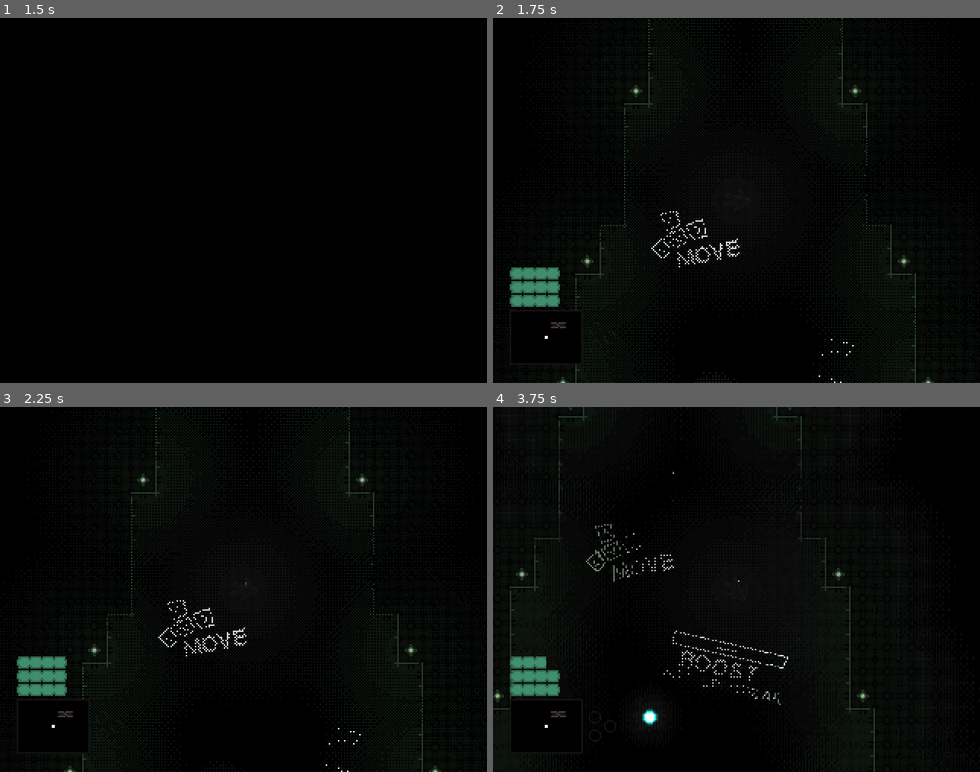
Above: before the commit, frames 1-4 (two rows, left to right).
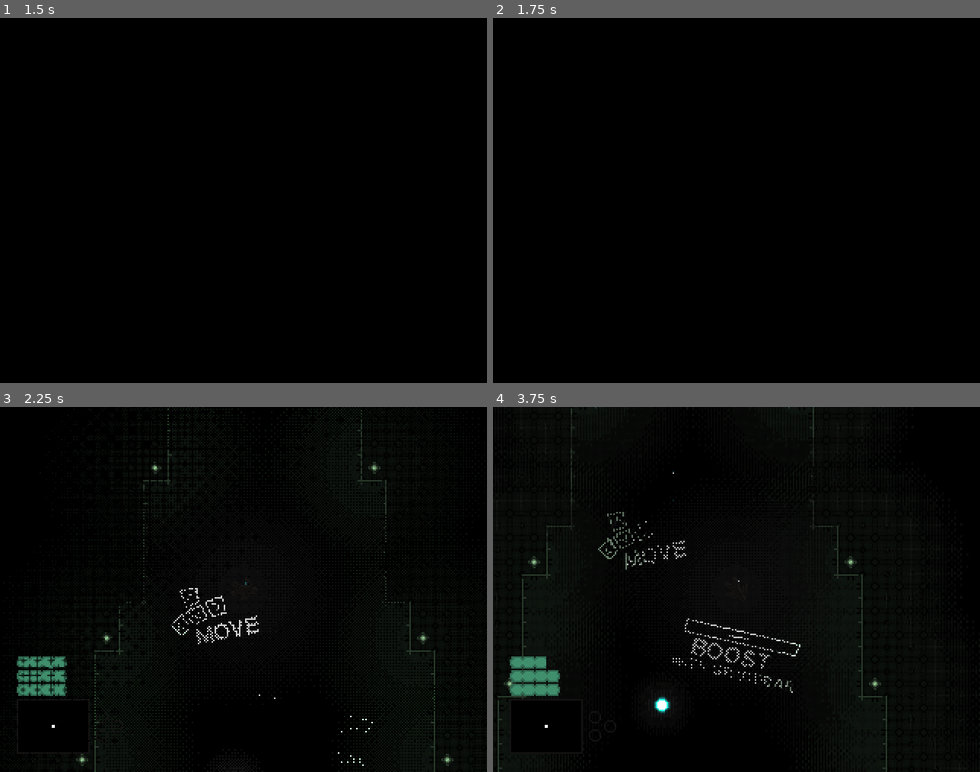
Above: after the commit, the same moments.

Repository: Phacenox/battery-acid
Game: Godot game, scene res://start_menu.tscn
Two runs of this game, one before a commit and one after it. Both use one fixed random seed, a clock stepped at 60 frames per second and the inputs below. The engine's default icon, where the game draws it, is replaced by a stand-in: a white triangle on a blue panel in a dark square.
Inputs:
- Up to frame 1 (1.5 s): click "New Game" at 0.5 s; click "New Game" at 1.25 s
- Up to frame 2 (1.75 s): no input
- Up to frame 3 (2.25 s): tap Enter at 2 s; hold Right (ui_right) from 2.03 s (still down); hold Shift from 2.03 s (still down)
- Up to frame 4 (3.75 s): tap Space at 2.27, 3.02 s; release Right (ui_right) at 2.78 s; release Shift at 2.78 s; hold Down (ui_down) 2.78-3.53 s; tap Shift at 2.85 s; hold Right (ui_right) from 3.53 s (still down); hold Shift from 3.53 s (still down)

Frame 1 is identical in both runs. In frame 2, 3.4% of the frame differs, in the area x 3-91%, y 0-100%; in frame 3, 2.3%; in frame 4, 3.1%.

Commit message:
fixed a minimap overdraw, re-enabled loading curtain, added a 'saving' popup

Diff:
--- a/game_scene.tscn
+++ b/game_scene.tscn
@@ -70,6 +70,89 @@
 shader_parameter/value = 3.47824
 shader_parameter/TransitionTexture = ExtResource("8_5i3ry")
 
+[sub_resource type="Animation" id="Animation_j2gf5"]
+resource_name = "Save!"
+length = 2.0
+tracks/0/type = "value"
+tracks/0/imported = false
+tracks/0/enabled = true
+tracks/0/path = NodePath("Label:modulate")
+tracks/0/interp = 1
+tracks/0/loop_wrap = true
+tracks/0/keys = {
+"times": PackedFloat32Array(0, 0.4, 2),
+"transitions": PackedFloat32Array(1, 1, 1),
+"update": 0,
+"values": [Color(1, 1, 1, 1), Color(1, 1, 1, 1), Color(1, 1, 1, 0)]
+}
+tracks/1/type = "value"
+tracks/1/imported = false
+tracks/1/enabled = true
+tracks/1/path = NodePath("Label:visible")
+tracks/1/interp = 1
+tracks/1/loop_wrap = true
+tracks/1/keys = {
+"times": PackedFloat32Array(0),
+"transitions": PackedFloat32Array(1),
+"update": 1,
+"values": [true]
+}
+tracks/2/type = "bezier"
+tracks/2/imported = false
+tracks/2/enabled = true
+tracks/2/path = NodePath("Label:position:y")
+tracks/2/interp = 1
+tracks/2/loop_wrap = true
+tracks/2/keys = {
+"handle_modes": PackedInt32Array(0, 0),
+"points": PackedFloat32Array(247, -0.25, 0, 0.0666667, -11.5, 213, -0.25, 0, 0.25, 0),
+"times": PackedFloat32Array(0, 0.3)
+}
+
+[sub_resource type="Animation" id="Animation_d8gwb"]
+length = 0.001
+tracks/0/type = "value"
+tracks/0/imported = false
+tracks/0/enabled = true
+tracks/0/path = NodePath("Label:modulate")
+tracks/0/interp = 1
+tracks/0/loop_wrap = true
+tracks/0/keys = {
+"times": PackedFloat32Array(0),
+"transitions": PackedFloat32Array(1),
+"update": 0,
+"values": [Color(1, 1, 1, 1)]
+}
+tracks/1/type = "value"
+tracks/1/imported = false
+tracks/1/enabled = true
+tracks/1/path = NodePath("Label:visible")
+tracks/1/interp = 1
+tracks/1/loop_wrap = true
+tracks/1/keys = {
+"times": PackedFloat32Array(0),
+"transitions": PackedFloat32Array(1),
+"update": 1,
+"values": [true]
+}
+tracks/2/type = "bezier"
+tracks/2/imported = false
+tracks/2/enabled = true
+tracks/2/path = NodePath("Label:position:y")
+tracks/2/interp = 1
+tracks/2/loop_wrap = true
+tracks/2/keys = {
+"handle_modes": PackedInt32Array(0),
+"points": PackedFloat32Array(247, -0.25, 0, 0.25, 0),
+"times": PackedFloat32Array(0)
+}
+
+[sub_resource type="AnimationLibrary" id="AnimationLibrary_6fx5e"]
+_data = {
+"RESET": SubResource("Animation_d8gwb"),
+"Save!": SubResource("Animation_j2gf5")
+}
+
 [sub_resource type="CanvasItemMaterial" id="CanvasItemMaterial_77lc4"]
 light_mode = 2
 
@@ -254,13 +337,15 @@
 volume_db = -8.0
 autoplay = true
 
-[node name="SaveGame" type="Node" parent="." node_paths=PackedStringArray("rest_areas", "levels", "tutorial_orbs") groups=["SaveGame"]]
+[node name="SaveGame" type="Node" parent="." node_paths=PackedStringArray("ui_popup", "rest_areas", "levels", "tutorial_orbs") groups=["SaveGame"]]
 script = ExtResource("3_f401m")
+ui_popup = NodePath("../CanvasLayer/UI/Label/AnimationPlayer")
 rest_areas = [NodePath("../Rest Area"), NodePath("../Rest Area2"), NodePath("../Rest Area3"), NodePath("../Rest Area4")]
 levels = [NodePath("../level1"), NodePath("../level2"), NodePath("../level3")]
 tutorial_orbs = [NodePath("../level0/orbs/Orb"), NodePath("../level0/orbs/Orb4"), NodePath("../level0/orbs/Orb5")]
 
 [node name="CanvasLayer" type="CanvasLayer" parent="."]
+visible = false
 
 [node name="GameOver" type="Control" parent="CanvasLayer" node_paths=PackedStringArray("curtain")]
 modulate = Color(1, 1, 1, 0)
@@ -337,7 +422,6 @@
 text = "Main Menu"
 
 [node name="Curtain" type="ColorRect" parent="CanvasLayer"]
-visible = false
 z_index = 10
 z_as_relative = false
 material = SubResource("ShaderMaterial_e36ub")
@@ -491,6 +575,23 @@
 texture = ExtResource("19_ls5kp")
 stretch_mode = 2
 
+[node name="Label" type="Label" parent="CanvasLayer/UI"]
+layout_mode = 0
+offset_left = 267.0
+offset_top = 247.0
+offset_right = 327.0
+offset_bottom = 270.0
+theme = ExtResource("4_cyxa7")
+theme_override_constants/outline_size = 5
+theme_override_font_sizes/font_size = 10
+text = "Saved..."
+
+[node name="AnimationPlayer" type="AnimationPlayer" parent="CanvasLayer/UI/Label"]
+root_node = NodePath("../..")
+libraries = {
+"": SubResource("AnimationLibrary_6fx5e")
+}
+
 [node name="DirectionalLight2D" type="DirectionalLight2D" parent="."]
 editor_only = true
 energy = 0.5
@@ -1047,7 +1148,7 @@
 script = ExtResource("36_fyqv8")
 
 [node name="batterylight" type="PointLight2D" parent="level4/Battery"]
-energy = 1.9868
+energy = 2.02463
 blend_mode = 2
 texture = ExtResource("37_p7ual")
 script = ExtResource("38_7720h")
@@ -1114,7 +1215,7 @@
 
 [node name="Player" type="CharacterBody2D" parent="." node_paths=PackedStringArray("camera") groups=["Player"]]
 z_index = -1
-position = Vector2(106, -560)
+position = Vector2(98, -552)
 collision_layer = 3
 collision_mask = 3
 script = ExtResource("39_0db8u")
--- a/minimap.gd
+++ b/minimap.gd
@@ -40,6 +40,8 @@
 			tile.position = tile_position
 			tile.frame = 6
 
+	if explored.is_empty():
+		return
 	#exits
 	tile_position = minimap_center.position + (-(player_pos - Vector2i(1, -1)) * tile_size as Vector2);
 	tile = tile_packed.instantiate()
@@ -51,4 +53,3 @@
 	add_child(tile)
 	tile.position = tile_position
 	tile.frame = 8
-	pass
--- a/save_game.gd
+++ b/save_game.gd
@@ -1,5 +1,7 @@
 extends Node
 
+@export
+var ui_popup: AnimationPlayer
 @export
 var rest_areas: Array[Node2D]
 @export
@@ -47,3 +49,4 @@
 	var save_data = FileAccess.open("user://savegame.save", FileAccess.WRITE)
 	save_data.store_line(JSON.stringify(data_store))
 	save_data.close()
+	ui_popup.play("Save!")
Not shown: 1 places in game_scene.tscn that only renumber resources
